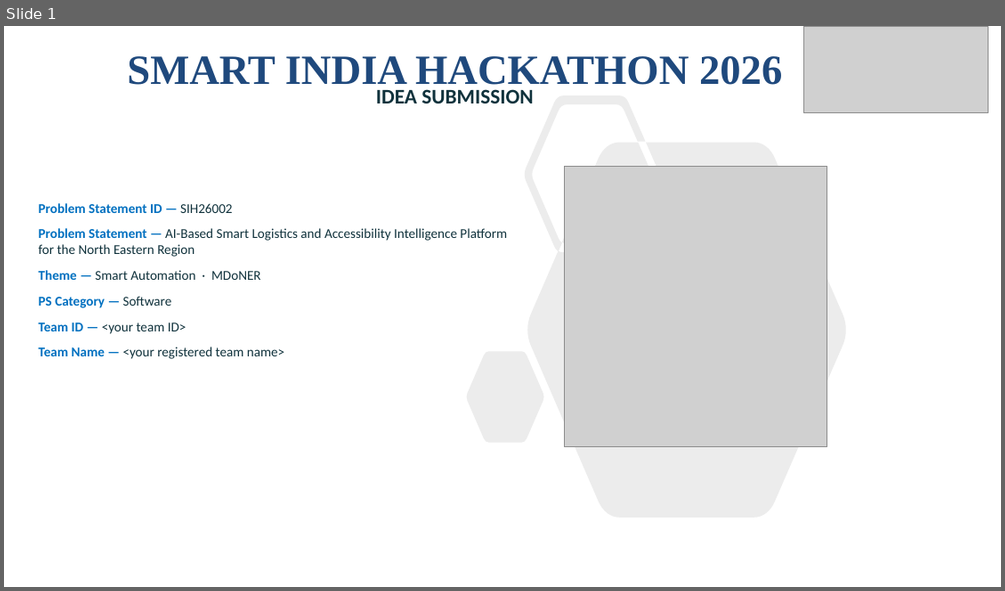
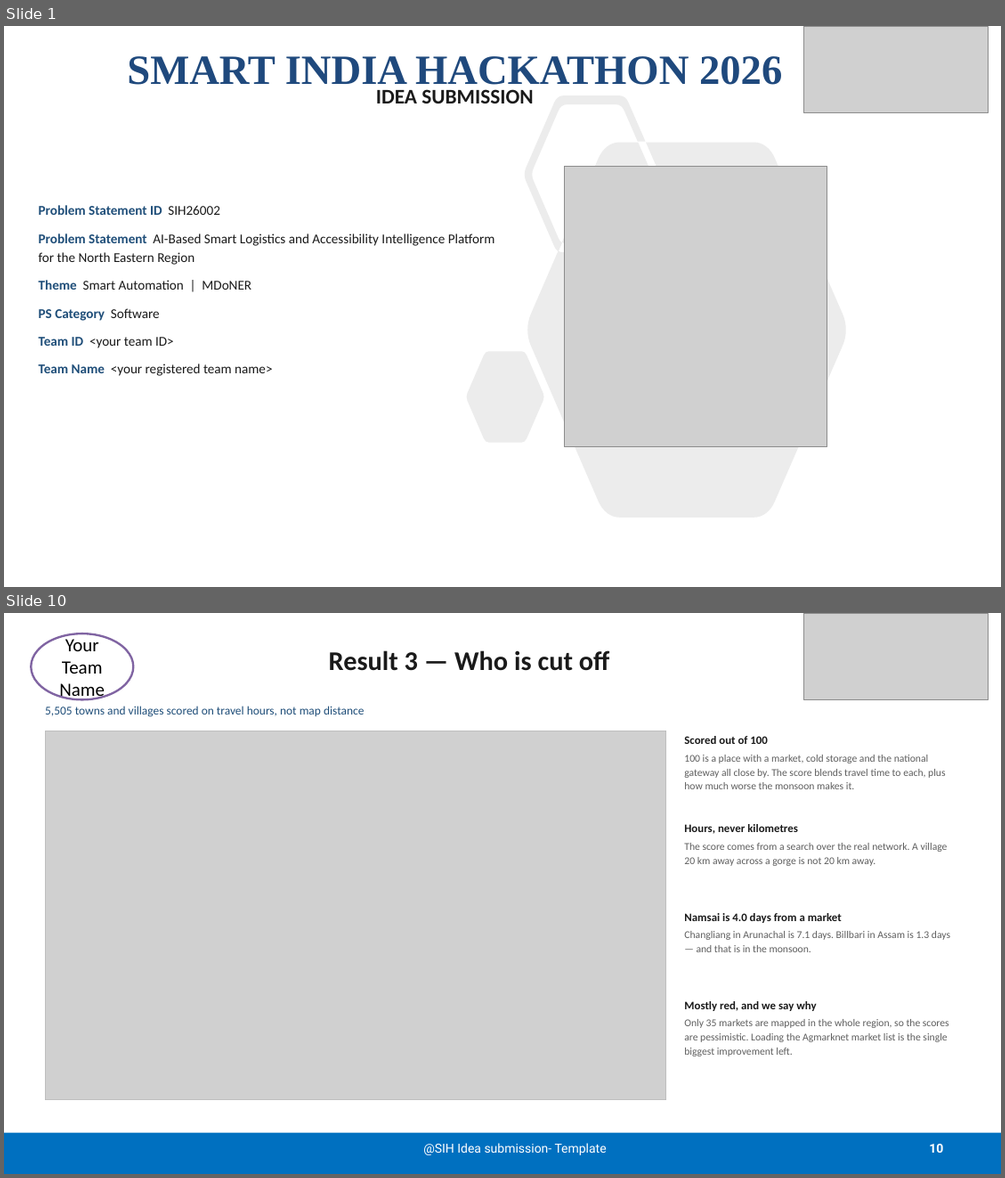
Before and after one commit to Jeffrey2600/Logistics_sih, a slide deck: docs/presentation/SIH26002_NER_Logistics.pptx. Shown one above the other, each under a label of ours: slide 1 before the commit, slides 1 and 10 after it; the slides between them are not shown. The pictures are 1005x591 and 1005x1178 pixels, drawn with LibreOffice and Linux fonts; fonts in the diff are those of the drawing; grey boxes stand for pictures. Boxes give left, top, right and bottom in pixels: in the first picture for what was removed or moved away, otherwise in the second. Text is boxed around its words. In the diff, an @@ line names an element or a change of style, - is before the commit and + after.

```diff
--- a/docs/presentation/SIH26002_NER_Logistics.pptx
+++ b/docs/presentation/SIH26002_NER_Logistics.pptx
@@ slide 10 added at [4, 613, 1001, 1174], background #FFFFFF @@
@@ ellipse added at [31, 634, 133, 699], fill #FFFFFF, outline #8064A2 2 pt, 18 pt, text #000000 @@
+Your Team Name
@@ picture added at [804, 613, 988, 699] @@
@@ title added at [329, 650, 610, 671], 26 pt, text #1A1A1A, bold @@
+Result 3 — Who is cut off
@@ text added at [45, 706, 364, 717], 11.5 pt, text #1F4E79 @@
+5,505 towns and villages scored on travel hours, not map distance
@@ picture added at [45, 731, 666, 1100] @@
@@ rectangle added at [45, 731, 666, 1100], outline #BFBFBF 0.75 pt @@
@@ text added at [684, 736, 768, 744], 11 pt, text #1A1A1A, bold @@
+Scored out of 100
@@ text added at [684, 755, 945, 789], 10 pt, text #5F5F5F @@
+100 is a place with a market, cold storage and the national gateway all close by. The score blends travel time to each, plus how much worse the monsoon makes it.
@@ text added at [684, 824, 798, 834], 11 pt, text #1A1A1A, bold @@
+Hours, never kilometres
@@ text added at [684, 843, 947, 866], 10 pt, text #5F5F5F @@
+The score comes from a search over the real network. A village 20 km away across a gorge is not 20 km away.
@@ text added at [684, 913, 841, 923], 11 pt, text #1A1A1A, bold @@
+Namsai is 4.0 days from a market
@@ text added at [684, 931, 950, 952], 10 pt, text #5F5F5F @@
+Changliang in Arunachal is 7.1 days. Billbari in Assam is 1.3 days — and that is in the monsoon.
@@ text added at [684, 1001, 816, 1011], 11 pt, text #1A1A1A, bold @@
+Mostly red, and we say why
@@ text added at [684, 1019, 949, 1056], 10 pt, text #5F5F5F @@
+Only 35 markets are mapped in the whole region, so the scores are pessimistic. Loading the Agmarknet market list is the single biggest improvement left.
@@ rectangle added at [4, 1133, 1001, 1174], fill #0070C0 @@
@@ text added at [423, 1143, 607, 1155], 12 pt, text #FFFFFF @@
+@SIH Idea submission- Template
@@ page number added at [929, 1143, 943, 1152], 12 pt, text #FFFFFF, bold @@
+10
@@ slide 1 changed as well @@
@@ subtitle "IDEA SUBMISSION" at [376, 89, 533, 103]: text colour #10323C to #1A1A1A @@
@@ text at [39, 205, 495, 376]: text changed; text colour #10323C to #1A1A1A @@
-Problem Statement ID — SIH26002
-Problem Statement — AI-Based Smart Logistics and Accessibility Intelligence Platform for the North Eastern Region
-Theme — Smart Automation · MDoNER
-PS Category — Software
-Team ID — <your team ID>
-Team Name — <your registered team name>
+Problem Statement ID SIH26002
+Problem Statement AI-Based Smart Logistics and Accessibility Intelligence Platform for the North Eastern Region
+Theme Smart Automation | MDoNER
+PS Category Software
+Team ID <your team ID>
+Team Name <your registered team name>
```
Also in this commit, not shown: 4 other slides changed, 6 other slides added, 1 slide removed, 11 other files.
